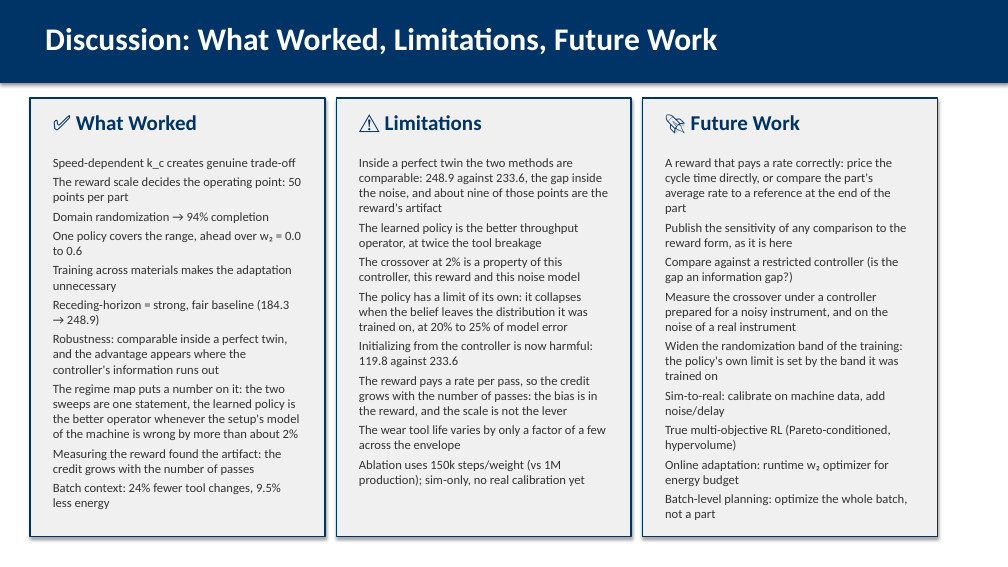
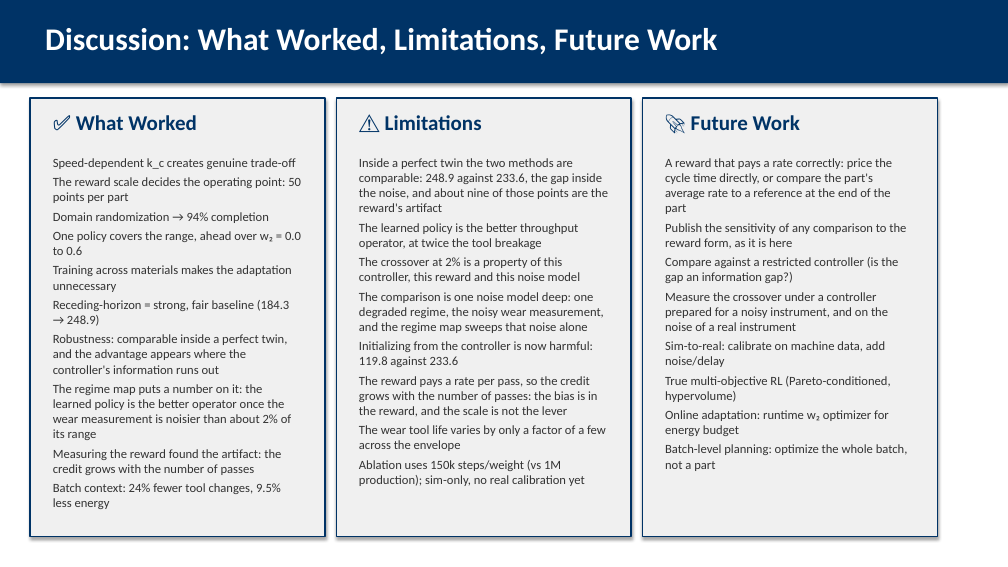
Before and after one commit to AbhinandIITM/AI-in-Mfg, a slide deck: slide 29 of report/presentation.pptx (slide 27 before the commit). Drawn at 1008x567 pixels with LibreOffice and Linux fonts; fonts in the diff are those of the drawing. Boxes give left, top, right and bottom in pixels: in the first picture for what was removed or moved away, otherwise in the second. Text is boxed around its words. In the diff, an @@ line names an element or a change of style, - is before the commit and + after.

Commit message:
docs: the wrong model of the material is out of every document
The report, the deck and the PowerPoint file carry the two regimes and the
one sweep, the three new figures are placed next to the text they belong
to, and the claim is the noise one: the learned policy is the better
operator once the wear measurement is noisier than about 2% of its range,
and inside a perfect digital twin the classical controller is better by a
margin that is inside the noise.

The report is 40 pages with 12 figures, the deck 38 frames, the PowerPoint
file 33 slides.

```diff
--- a/report/presentation.pptx
+++ b/report/presentation.pptx
@@ text at bbox=[359, 292, 603, 333]: text changed @@
-The policy has a limit of its own: it collapses when the belief leaves the distribution it was trained on, at 20% to 25% of model error
+The comparison is one noise model deep: one degraded regime, the noisy wear measurement, and the regime map sweeps that noise alone
@@ text at bbox=[665, 341, 903, 380]: paragraph removed @@
-Widen the randomization band of the training: the policy's own limit is set by the band it was trained on
@@ text at bbox=[53, 384, 291, 440]: text changed @@
-The regime map puts a number on it: the two sweeps are one statement, the learned policy is the better operator whenever the setup's model of the machine is wrong by more than about 2%
+The regime map puts a number on it: the learned policy is the better operator once the wear measurement is noisier than about 2% of its range
```
Also in this commit, not shown: 7 other slides changed, 3 slides added, 1 slide removed, 8 other files.
